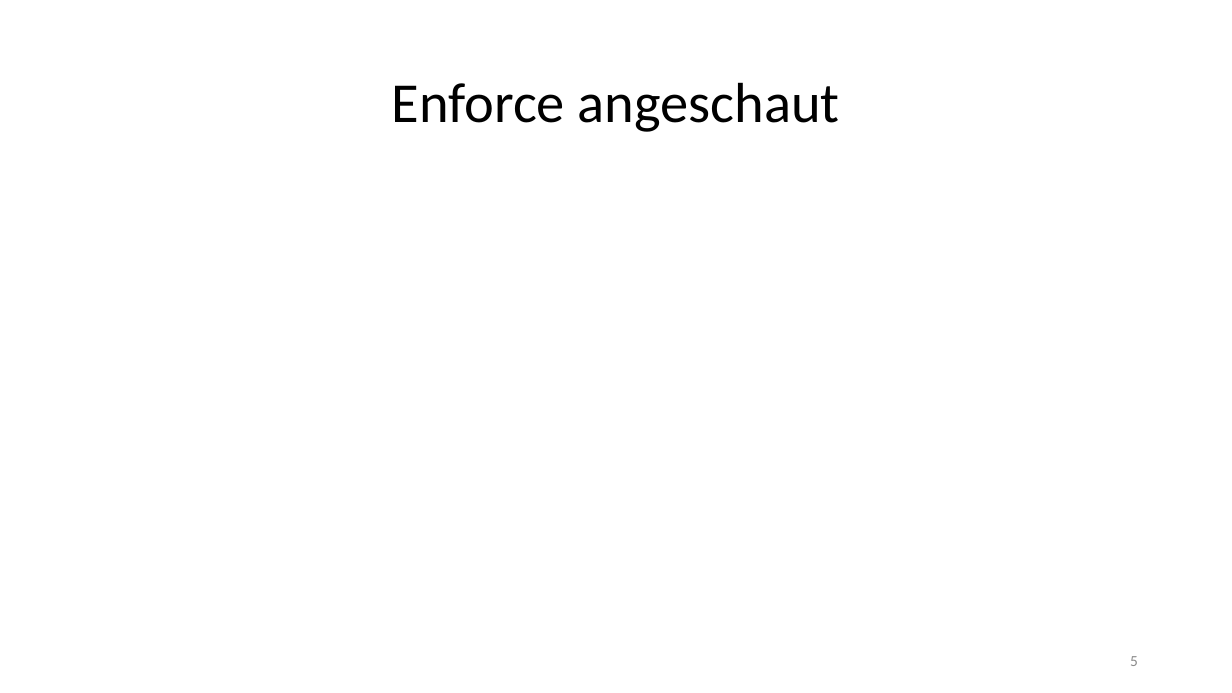
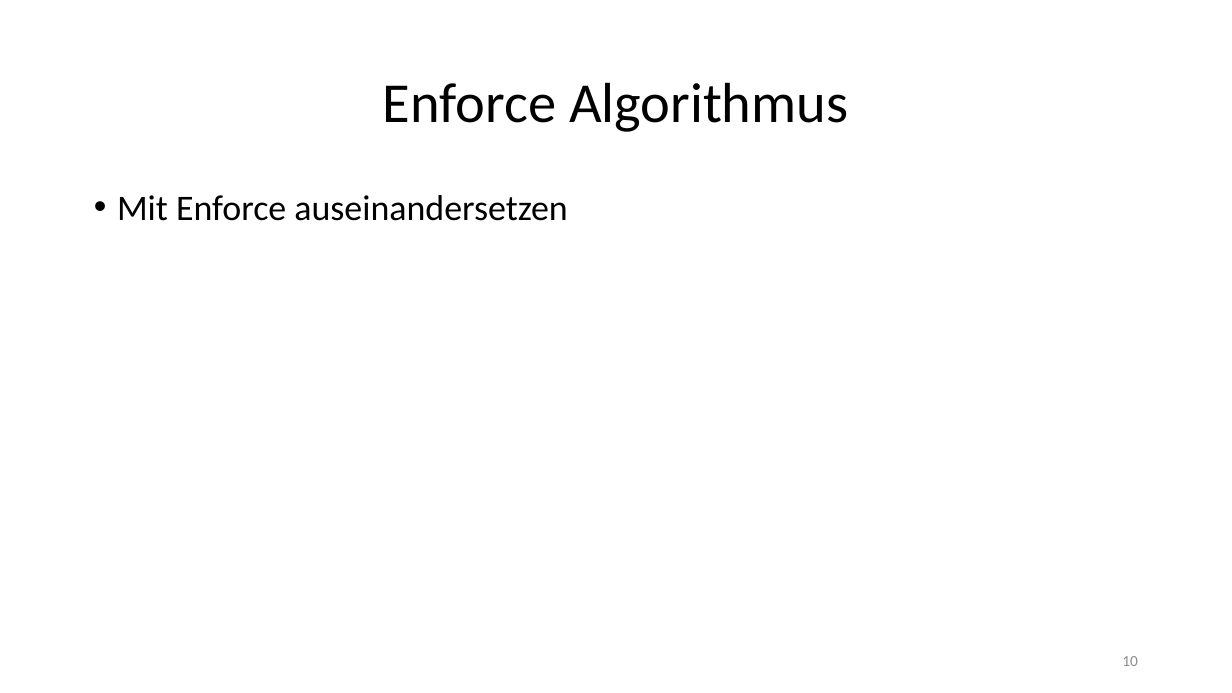
Before and after one commit to jhbruhn/fmes, a slide deck: slide 10 of Dokumentation/Roboter.pptx (slide 5 before the commit). Drawn at 1232x693 pixels with LibreOffice and Linux fonts; fonts in the diff are those of the drawing. Boxes give left, top, right and bottom in pixels: in the first picture for what was removed or moved away, otherwise in the second. Text is boxed around its words. In the diff, an @@ line names an element or a change of style, - is before the commit and + after.

```diff
--- a/Dokumentation/Roboter.pptx
+++ b/Dokumentation/Roboter.pptx
@@ title at bbox=[383, 82, 848, 132]: text changed @@
-Enforce angeschaut
+Enforce Algorithmus
@@ text added at bbox=[117, 195, 567, 221], 28 pt, text #000000 @@
+• Mit Enforce auseinandersetzen
@@ page number at bbox=[1122, 656, 1138, 666]: text changed @@
-5
+10
```
Also in this commit, not shown: 4 other slides changed, 7 slides added, 7 slides removed, 9 other files.
